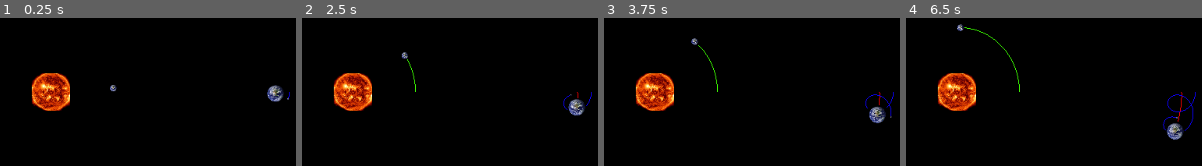
Above: before the commit, frames 1-4 (left to right).
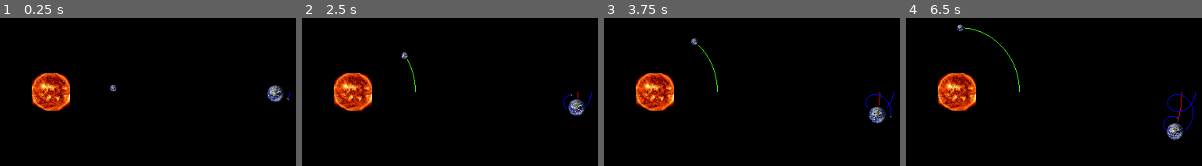
Above: after the commit, the same moments.

Repository: jarkonik/gravity
Game: Godot game, scene res://Main.tscn
The game is run twice, just before and just after one commit, with the same random seed, the same clock (stepped at 60 frames per second) and the same inputs.
Inputs:
- Up to frame 1 (0.25 s): no input
- Up to frame 2 (2.5 s): tap Enter at 0.5 s
- Up to frame 3 (3.75 s): tap Space at 3.5 s
- Up to frame 4 (6.5 s): no input

The runs differ from the first frame. In frame 1, less than 0.1% of the frame differs, in the area x 37-98%, y 46-56%; in frame 2, 0.2%; in frame 3, 0.2%; in frame 4, 0.5%, in the area x 17-98%, y 4-82%.

Commit message:
impr

Diff:
--- a/Main.tscn
+++ b/Main.tscn
@@ -43,9 +43,6 @@
 scale = Vector2( 0.05, 0.05 )
 velocity = Vector2( 0, 30 )
 mass = 50000
-is_static = false
-gravity_source = true
-path_color = Color( 1, 0, 0, 1 )
 
 [node name="Moon" parent="Planets" index="1" instance=ExtResource( 2 )]
 
@@ -53,19 +50,14 @@
 scale = Vector2( 0.005, 0.005 )
 velocity = Vector2( 0, 150 )
 mass = 500
-is_static = false
-gravity_source = true
 path_color = Color( 0.0546875, 0, 1, 1 )
 
 [node name="Sun" parent="Planets" index="2" instance=ExtResource( 2 )]
 
 position = Vector2( 10, 0 )
 texture = ExtResource( 3 )
-velocity = Vector2( 0, 0 )
 mass = 100000
 is_static = true
-gravity_source = true
-path_color = Color( 1, 0, 0, 1 )
 
 [node name="Mercury" parent="Planets" index="3" instance=ExtResource( 2 )]
 
@@ -73,6 +65,4 @@
 scale = Vector2( 0.02, 0.02 )
 velocity = Vector2( 0, -80 )
 mass = 2000
-is_static = false
-gravity_source = true
 path_color = Color( 0.242188, 1, 0, 1 )
--- a/Planet.gd
+++ b/Planet.gd
@@ -46,9 +46,10 @@
 	if is_static:
 		return
 
-	position = position + velocity * delta
 	acceleration = force() / mass;
-	velocity += delta * acceleration;
+	position += delta * (velocity + acceleration * delta / 2)
+	var new_acceleration = force() / mass;
+	velocity += delta * (acceleration + new_acceleration) / 2;
 
 	if path.size() > 10000:
 		path.pop_front()
